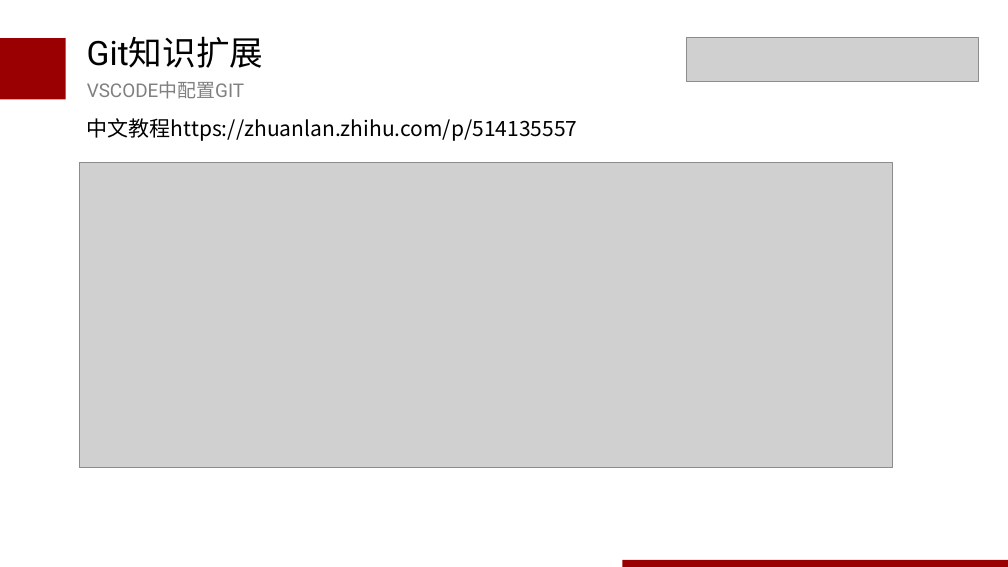
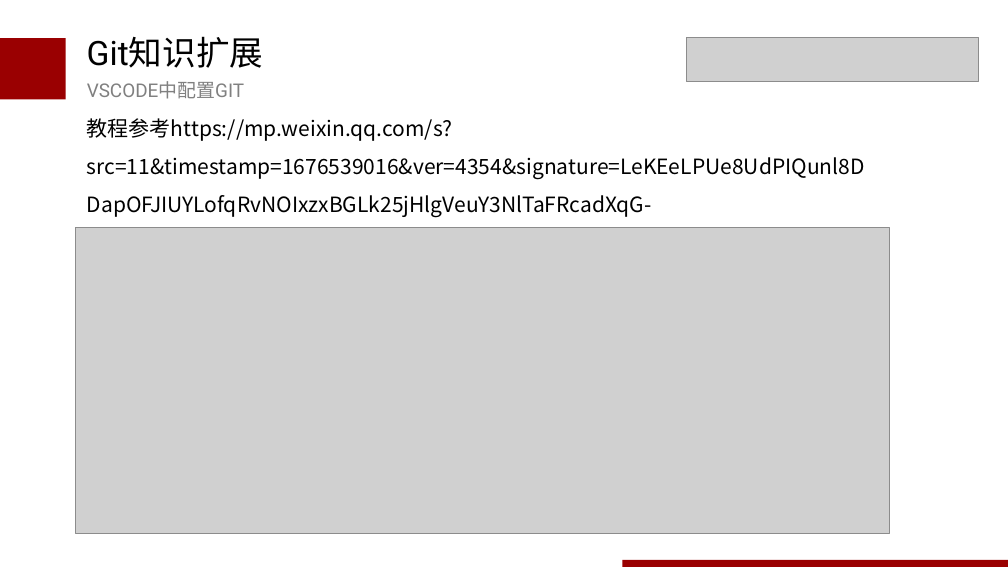
Before and after one commit to wudaoxi1100/blog, a slide deck: slide 36 of ppt/git介绍0325.pptx. Drawn at 1008x567 pixels with LibreOffice and Linux fonts; fonts in the diff are those of the drawing; grey boxes stand for pictures. Boxes give left, top, right and bottom in pixels: in the first picture for what was removed or moved away, otherwise in the second. Text is boxed around its words. In the diff, an @@ line names an element or a change of style, - is before the commit and + after.

```diff
--- a/ppt/git介绍0325.pptx
+++ b/ppt/git介绍0325.pptx
@@ text at (87,118,865,256): text changed @@
-中文教程https://zhuanlan.zhihu.com/p/514135557
+教程参考https://mp.weixin.qq.com/s?src=11&timestamp=1676539016&ver=4354&signature=LeKEeLPUe8UdPIQunl8DDapOFJIUYLofqRvNOIxzxBGLk25jHlgVeuY3NlTaFRcadXqG-JnvLS5cEmdIXOd5JJlii8-FQCP4pZahn7k0u90gaRSVMpa1gFUVkpR74n9j&new=1
@@ picture: place and size @@
-picture at (79,163,893,468)
+picture at (76,228,889,533)
```
Also in this commit, not shown: 2 other slides changed, 2 slides added, 1 other file.
